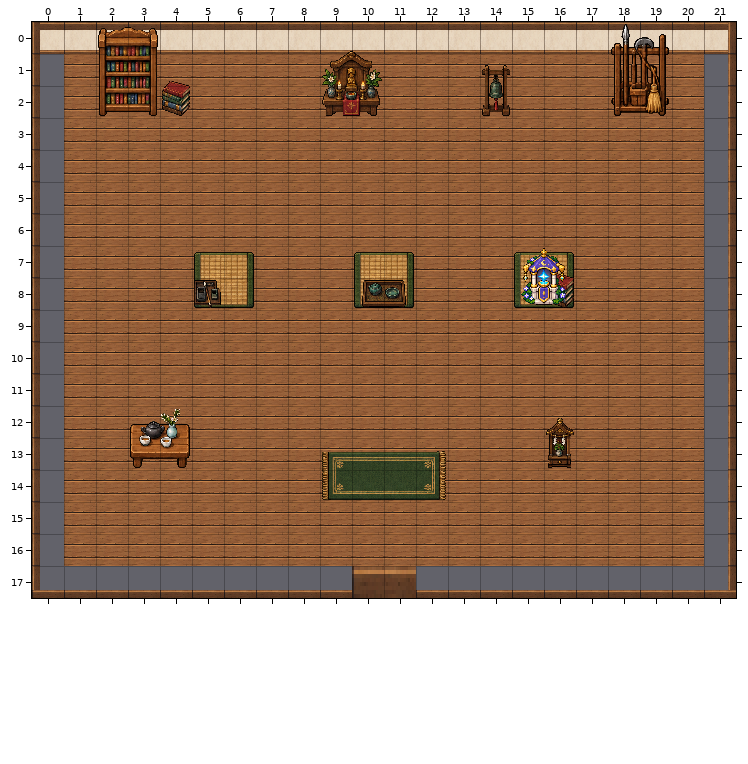
Two versions of a level (Tiled map (JSON), public/assets/world/regions/Jonia/Zones/JO18_Barranco_Sombra/Interiors/jo18_shadow_ravine_interior_01.tmj). This is how it looked before the edit.
Cells are 32x32 px. Shown: x 0..21, y 0..17.
The result:
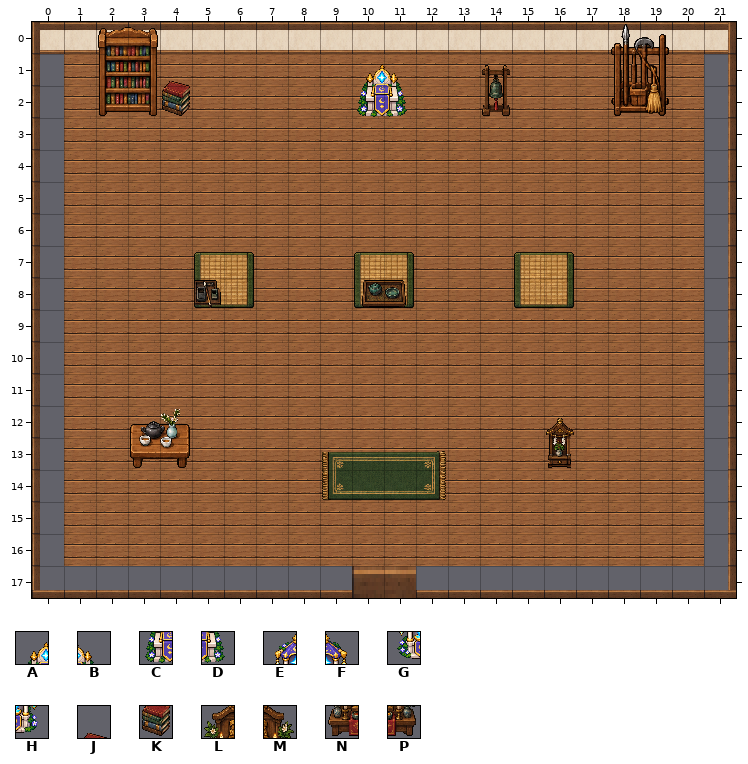
Key: from "Soraka_Curacion_32x32": A 4, B 5, C 10, D 11, E 14, F 15, G 20, H 21; from "jonia-interiores-decoracion-32": J 102, K 118, L 307, M 308, N 323, P 324.
_ is an empty cell.
Changes in this commit:
Layer "Obstacles":
y 1: x 10..11 __ -> AB
y 2: x 10..11 __ -> CD
Layer "Structures":
y 1: x 9..10 LM -> __
y 2: x 9..10 NP -> __
y 7: x 16 J -> _
y 8: x 16 K -> _
Layer "HealingSites":
y 7: x 15..16 EF -> __
y 8: x 15..16 GH -> __
